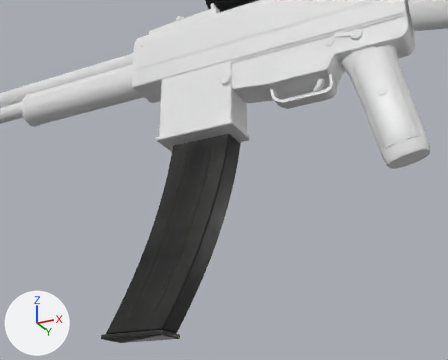
An edit to the Blender file blender/afstg44_dayz.blend, drawn before and after from the same camera.
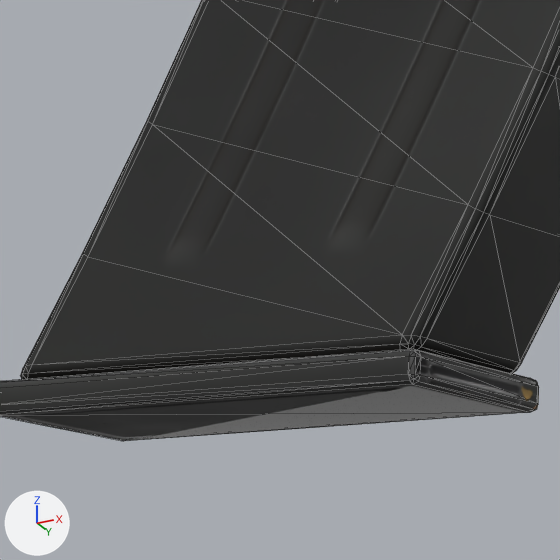
There are two pictures of each version: one from a 50 mm camera at (0.202, -0.447, -0.225) aimed at (-0.015, -0.014, -0.03), one close up on the part from 23% to 41% of the width and 78% to 100% of the height. Arrows for +X, +Y and +Z are at lower left; the lights stay in place. The older version's two pictures come first. The close-ups show mesh edges as thin lines.

Names of what the first close-up shows: 'STGM_LOD_1'.
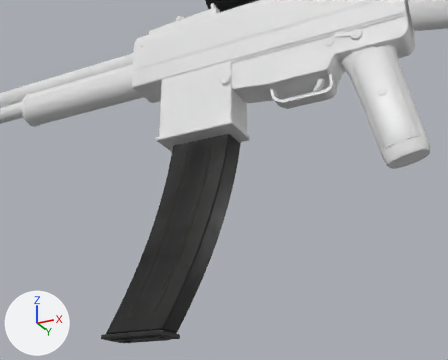
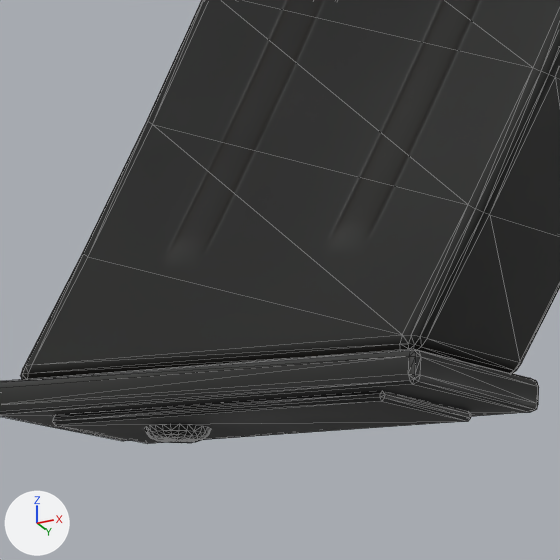
Pixel boxes (x1, y1, x2, y2) of what changed, in the close-ups (560 x 560 px):
```json
{"object": "STGM_LOD_1", "change": "reshaped", "before": [0, 0, 560, 441], "after": [0, 0, 560, 444]}
{"part": 1, "of": "me_stgm_lod_1", "change": "added", "after": [145, 425, 211, 443]}
{"part": 2, "of": "me_stgm_lod_1", "change": "added", "after": [53, 392, 471, 444]}
{"part": 3, "of": "me_stgm_lod_1", "change": "surface changed", "before": [24, 354, 539, 441], "after": [24, 354, 539, 441]}
```

Edits to the scene script, one JSON object a line:
```json
{"block": "me_stgm_lod_1", "where": "# used by ob_stgm_lod_1; location = (-0.035, 0.0, 0.03)"}
{"op": "remove", "block": "me_stgm_lod_1", "code": "me_stgm_lod_1.from_pydata(...)  # 514 vertices, 933 faces; spans x -0.095..0.028, y -0.014..0.014, z -0.184..0.041"}
{"op": "add", "block": "me_stgm_lod_1", "code": "me_stgm_lod_1.from_pydata(...)  # 635 vertices, 1143 faces; spans x -0.095..0.028, y -0.014..0.014, z -0.186..0.041"}
{"block": "me_stgm_lod_1", "change": "me_stgm_lod_1 part 1: a new loose piece of 97 vertices spanning x -0.081..-0.073, y -0.004..0.004, z -0.186..-0.185, in mat_stgm_body_dayz"}
{"block": "me_stgm_lod_1", "change": "me_stgm_lod_1 part 2: a new loose piece of 24 vertices spanning x -0.088..-0.041, y -0.01..0.01, z -0.185..-0.184, in mat_stgm_body_dayz"}
{"block": "me_stgm_lod_1", "change": "me_stgm_lod_1 part 3: 235 kept faces spanning x -0.095..0.026, y -0.014..0.014, z -0.184..0.039 get new texture (UV) coordinates"}
```
